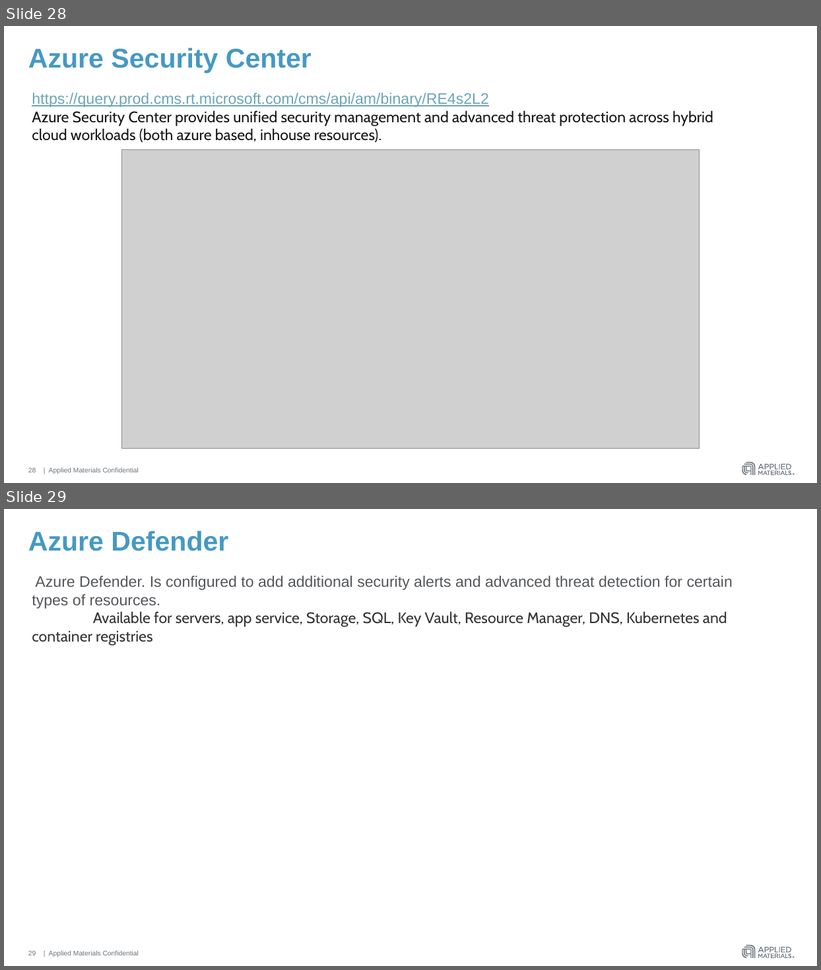
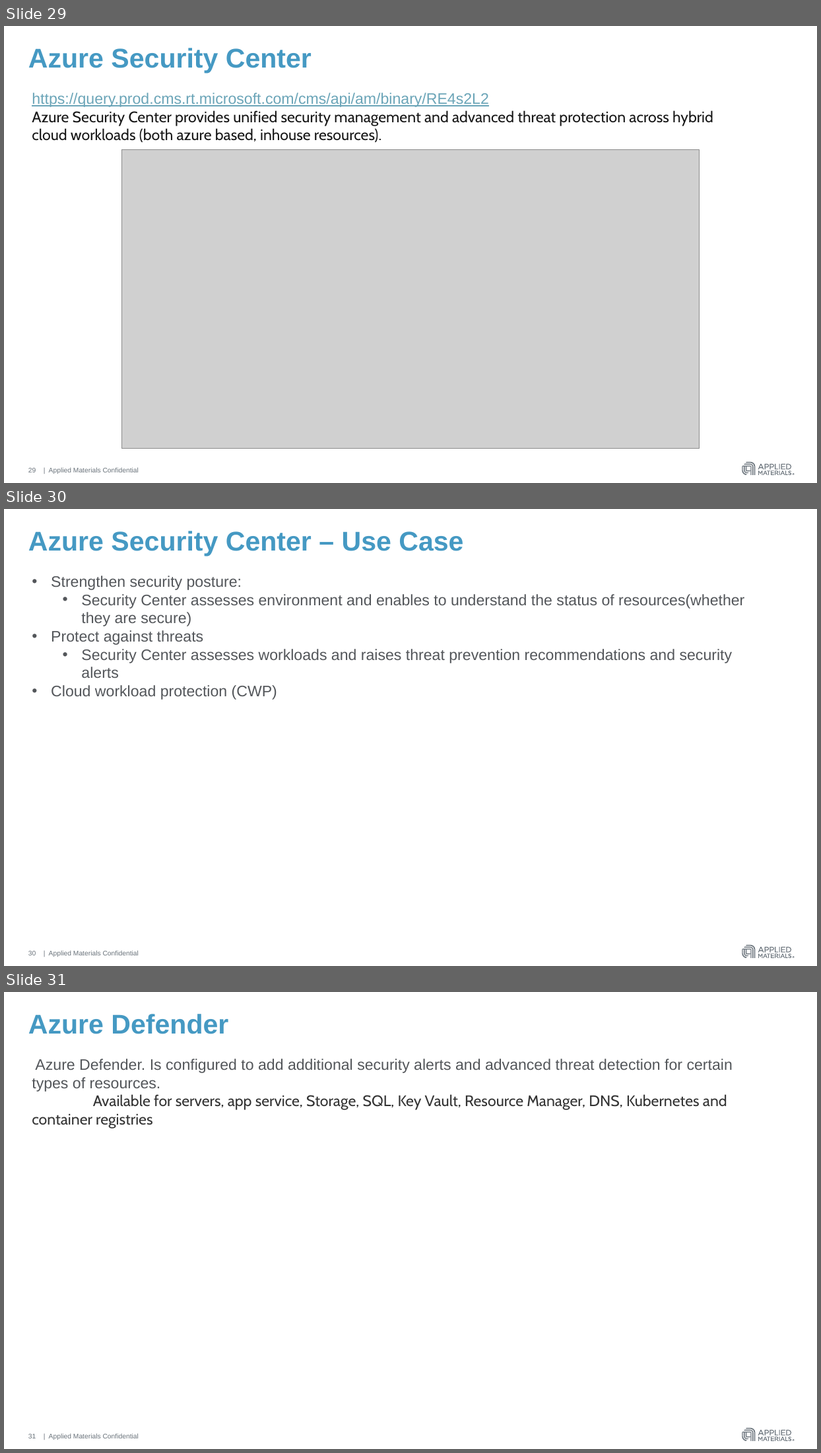
Before and after one commit to hmahajanHM/mytestrepo, a slide deck: AWS Guard Duty & Azure Security Center.pptx. Shown one above the other, each under a label of ours: slides 28 and 29 before the commit, slides 29, 30 and 31 after it. The pictures are 821x970 and 821x1453 pixels, drawn with LibreOffice and Linux fonts; fonts in the diff are those of the drawing; grey boxes stand for pictures. Boxes give left, top, right and bottom in pixels: in the first picture for what was removed or moved away, otherwise in the second. Text is boxed around its words. In the diff, an @@ line names an element or a change of style, - is before the commit and + after.

```diff
--- a/AWS Guard Duty & Azure Security Center.pptx
+++ b/AWS Guard Duty & Azure Security Center.pptx
@@ slide 30 added at [4, 509, 817, 966], background #FFFFFF; not listed: 4 template elements that a slide beside it also shows @@
@@ title added at [28, 531, 463, 557], 32 pt, text #4599C3, bold @@
+Azure Security Center – Use Case
@@ text added at [51, 576, 745, 700], 18 pt, text #53565A @@
+• Strengthen security posture:
+  • Security Center assesses environment and enables to understand the status of resources(whether they are secure)
+• Protect against threats
+  • Security Center assesses workloads and raises threat prevention recommendations and security alerts
+• Cloud workload protection (CWP)
@@ page number added at [28, 951, 36, 956], 8 pt, text #6A737B @@
+30
@@ what was slide 28 is now slide 29 @@
@@ what was slide 29 is now slide 31 @@
@@ page number at [28, 1434, 36, 1439]: text changed @@
-29
+31
```
Also in this commit, not shown: 1 other slide added.
